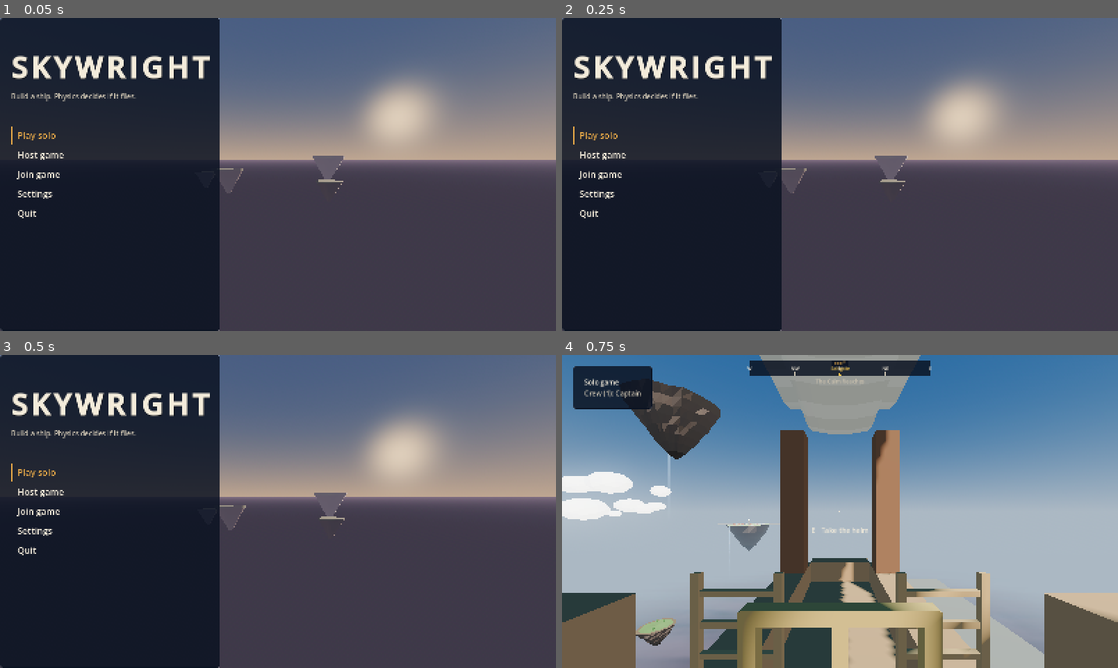
Above: before the commit, frames 1-4 (two rows, left to right).
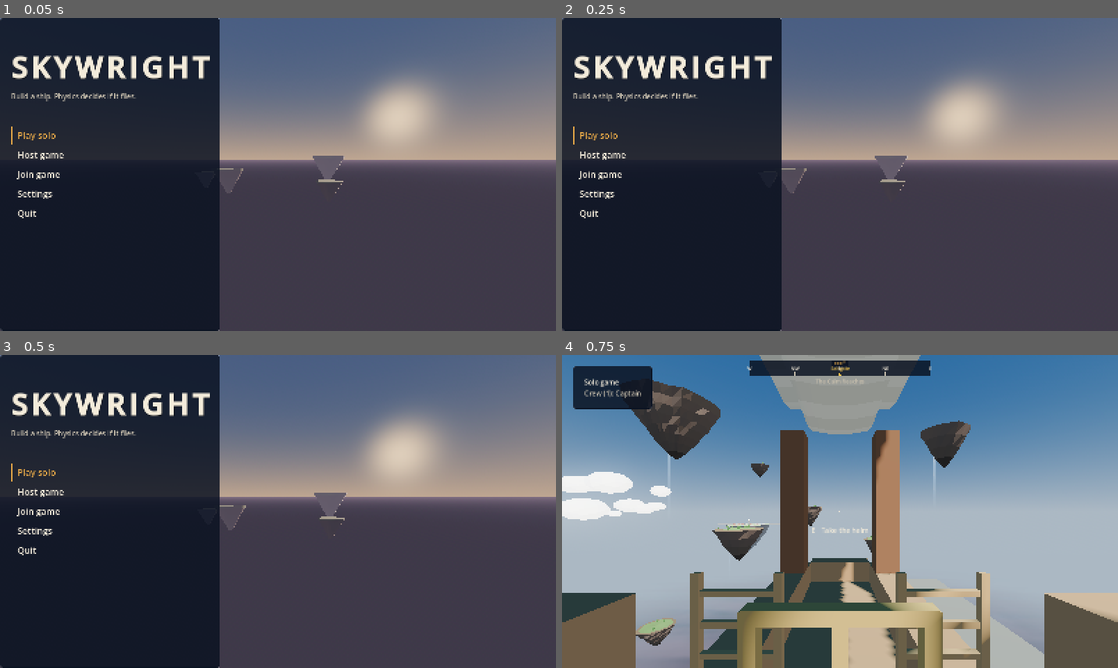
Above: after the commit, the same moments.

Repository: Rushikumar-06/Skywright
Game: Godot game, scene res://src/ui/main_menu.tscn
Same seed, same stepped clock (60 frames per second), same inputs: the game is played once before the commit and once after it.
Inputs:
- Up to frame 1 (0.05 s): no input
- Up to frame 2 (0.25 s): no input
- Up to frame 3 (0.5 s): no input
- Up to frame 4 (0.75 s): click "Play solo" at 0.5 s

Frames 1-3 are identical in both runs. In frame 4, 1.6% of the frame differs, in the area x 27-74%, y 20-66%.

Commit message:
Close the map when the shipyard opens, so it doesn't reappear when the shipyard closes

Diff:
--- a/src/world/world.gd
+++ b/src/world/world.gd
@@ -201,6 +201,8 @@
 		return
 	if dock_only:
 		_yard_town = _town_here()
+	if map != null and map.visible:
+		_toggle_map()  # or it would be back when the shipyard closes
 	if design == null:
 		design = ShipDesign.new(ship.grid if ship != null else StarterShip.build())
 	shipyard = Shipyard.new(design, (gen.towns[_yard_town]["dock"] as Vector3).y)
--- a/tests/test_map.gd
+++ b/tests/test_map.gd
@@ -107,6 +107,19 @@
 	assert_false(world.map.visible, "and while paused")
 
 
+func test_opening_the_shipyard_closes_the_map() -> void:
+	var world := solo_world()
+	await get_tree().process_frame
+	press(world, "map")
+	assert_true(world.map.visible, "the map is open")
+	press(world, "shipyard")
+	assert_true(world.shipyard != null, "B opens the shipyard")
+	assert_false(world.map.visible, "and closes the map")
+	world.close_shipyard()
+	assert_false(world.map.visible, "which doesn't come back when the shipyard closes")
+	assert_true(world.hud.compass.visible, "but the compass does")
+
+
 func test_the_compass_reads_the_way_you_look() -> void:
 	var world := solo_world()
 	await get_tree().process_frame
